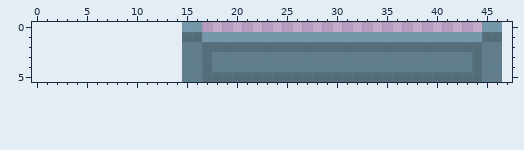
Pixel-art file, stored at art/ase/elevator.aseprite. That is the earlier state.
32x6 pixels, 1 frame. The old version is drawn lined up with the new one, on the new canvas.
And afterwards:
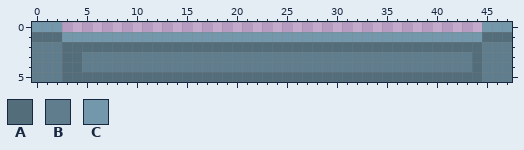
Palette (. is transparent): A #536d7a  B #5f7d8c  C #7498ab
Log entry: update characters sticking to elevator logic
What changed:
canvas 32x6 -> 48x6, the old top-left corner now at 15,0
@@ x 0..47 @@
-0 ...............CC............................CC.
-1 ...............AACCCCCCCCCCCCCCCCCCCCCCCCCCCCAA.
-2 ...............BBAAAAAAAAAAAAAAAAAAAAAAAAAAAABB.
-3 ...............BBABBBBBBBBBBBBBBBBBBBBBBBBBBABB.
-4 ...............BBABBBBBBBBBBBBBBBBBBBBBBBBBBABB.
-5 ...............BBAAAAAAAAAAAAAAAAAAAAAAAAAAAABB.
+0 CCC..........................................CCC
+1 AAACCCCCCCCCCCCCCCCCCCCCCCCCCCCCCCCCCCCCCCCCCAAA
+2 BBBAAAAAAAAAAAAAAAAAAAAAAAAAAAAAAAAAAAAAAAAAABBB
+3 BBBAABBBBBBBBBBBBBBBBBBBBBBBBBBBBBBBBBBBBBBBABBB
+4 BBBAABBBBBBBBBBBBBBBBBBBBBBBBBBBBBBBBBBBBBBBABBB
+5 BBBAAAAAAAAAAAAAAAAAAAAAAAAAAAAAAAAAAAAAAAAAABBB
Pixel boxes of the changes (left, top, right, bottom) in both pictures:
changed: (32, 22, 212, 82)
added: (502, 22, 512, 82)
